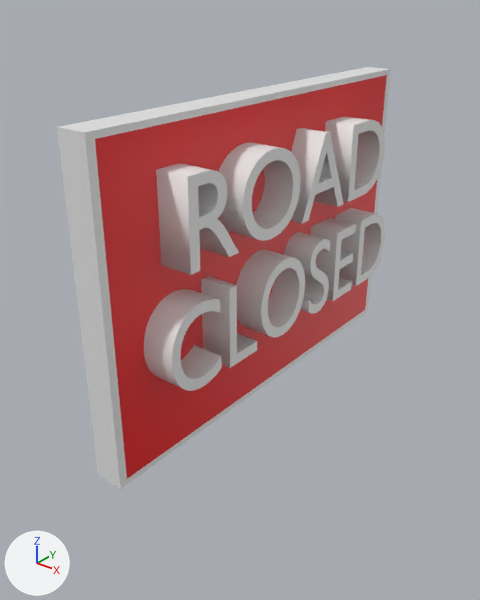
Two versions of the FBX model Assets/Models/uk_road_closed.fbx, one commit apart.
Both versions are drawn from a 50 mm lens placed at (29.4, -39.5, 33.6), pointed at (-4.0, 2.2, 7.8). Arrows for +X, +Y and +Z are at lower left; the lights stay in place. Where no turn or scale is listed for an object, it has been applied to the vertices. Vertices at the same position are counted once.

The first picture shows 'Cube', 'Text', 'Text.001'.
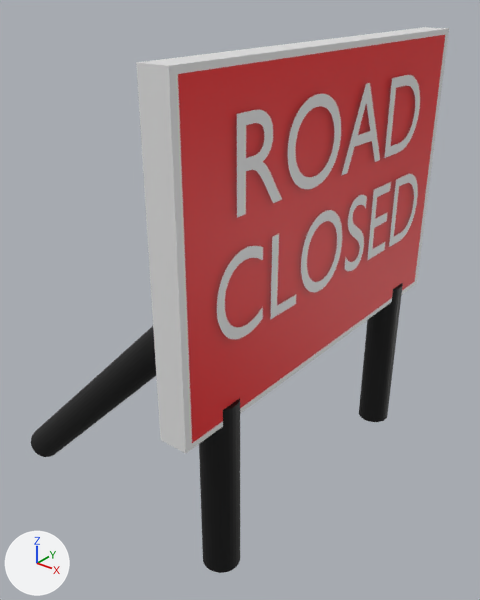
The change, as a list of edits to the scene's bpy script:
```text
Add mat_material_010:
    mat_material_010 = principled_material('Material.010')
    mat_material_010.base_color = (0.0, 0.0, 0.0)  # black #000000
Change me_text_003:
    used by ob_text_001; location = (1.42, -14.51, 8.77)
    remove me_text_003.from_pydata(...)  # 776 vertices, 1148 faces; spans x -2.3..2.3, y 0.4..28.6, z -0.1..6.2
    add me_text_003.from_pydata(...)  # 388 vertices, 380 faces; spans x 0.0, y 0.4..28.6, z -0.1..6.2
    me_text_003 part 1: 776 vertices removed from x -2.3..2.3, y 0.4..28.6, z -0.1..6.2; 388 vertices added at x 0.0, y 0.4..28.6, z -0.1..6.2
Change me_text:
    used by ob_text; location = (1.42, -12.82, 17.19)
    remove me_text.from_pydata(...)  # 510 vertices, 765 faces; spans x -2.3..2.3, y 0.7..25.2, z -0.1..6.2
    add me_text.from_pydata(...)  # 255 vertices, 255 faces; spans x 0.0, y 0.7..25.2, z -0.1..6.2
    me_text part 2: 510 vertices removed from x -2.3..2.3, y 0.7..25.2, z -0.1..6.2; 255 vertices added at x 0.0, y 0.7..25.2, z -0.1..6.2
Add me_cylinder_004:
    me_cylinder_004.from_pydata(...)  # 128 vertices, 98 faces; spans x -2.1..22.6, y -1.5..1.5, z -2.1..22.4
    me_cylinder_004.materials.append(mat_material_010)  # black #000000
Change ob_cylinder:
    ob_cylinder.rotation_euler: (0.0, 0.88, 0.0) -> (0.0, 0.0, 0.0)  # degrees (0, 50, 0) -> degrees (0, 0, 0)
    ob_cylinder.location: (-10.96, 6.43, 0.0) -> (3.85, -9.89, -6.71)
Change ob_text_001:
    ob_text_001.location: (1.42, -14.51, 8.77) -> (5.27, -11.98, 12.11)
Change ob_cube:
    ob_cube.location: (0.0, 0.0, 14.36) -> (3.85, 2.52, 17.71)
Change ob_cylinder_001:
    ob_cylinder_001.rotation_euler: (0.0, 0.828, 0.0) -> (0.0, 0.0, 0.0)  # degrees (0, 47, 0) -> degrees (0, 0, 0)
    ob_cylinder_001.location: (-10.42, -7.78, 0.0) -> (3.85, 15.14, -6.71)
Change ob_text:
    ob_text.location: (1.42, -12.82, 17.19) -> (5.27, -10.29, 20.54)
Add ob_cylinder_002:
    ob_cylinder_002 = bpy.data.objects.new('Cylinder.002', me_cylinder_004)
    ob_cylinder_002.location = (-17.78, -9.89, -6.71)
```

Changed parts and their boxes [x1, y1, x2, y2] in the pictures (480 x 600 px):
'Cube', moved
    before: [57, 67, 391, 489]
    after: [136, 27, 449, 454]
'Text', reshaped, moved
    before: [156, 116, 385, 275]
    after: [237, 75, 420, 218]
'Text.001', reshaped, moved
    before: [144, 208, 385, 391]
    after: [217, 174, 418, 339]
'Cylinder', moved, turned (not visible before)
    after: [199, 398, 240, 573]
'Cylinder.002', added (black)
    after: [31, 326, 156, 457]
'Cylinder.001', moved, turned (not visible before)
    after: [359, 283, 403, 422]
